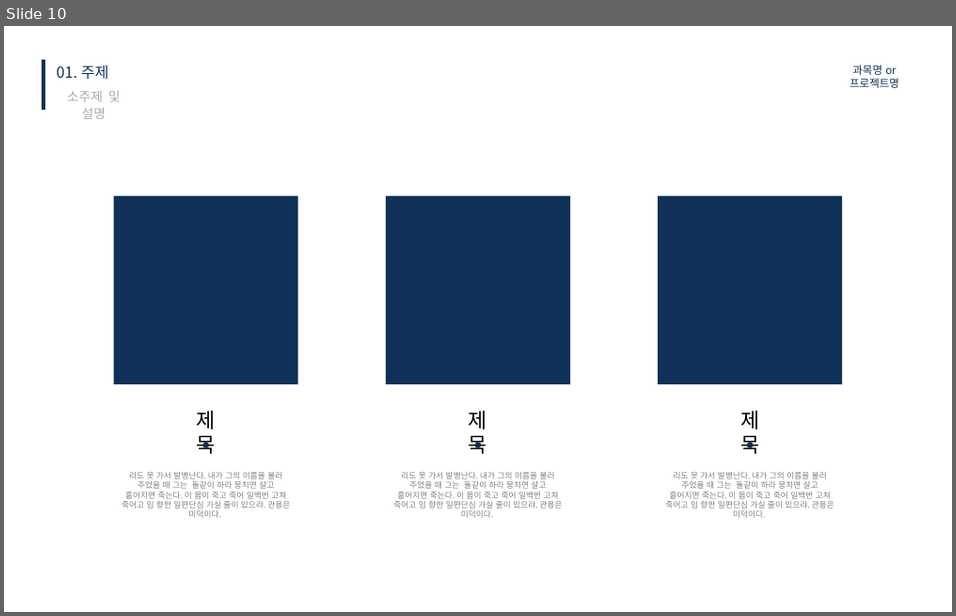
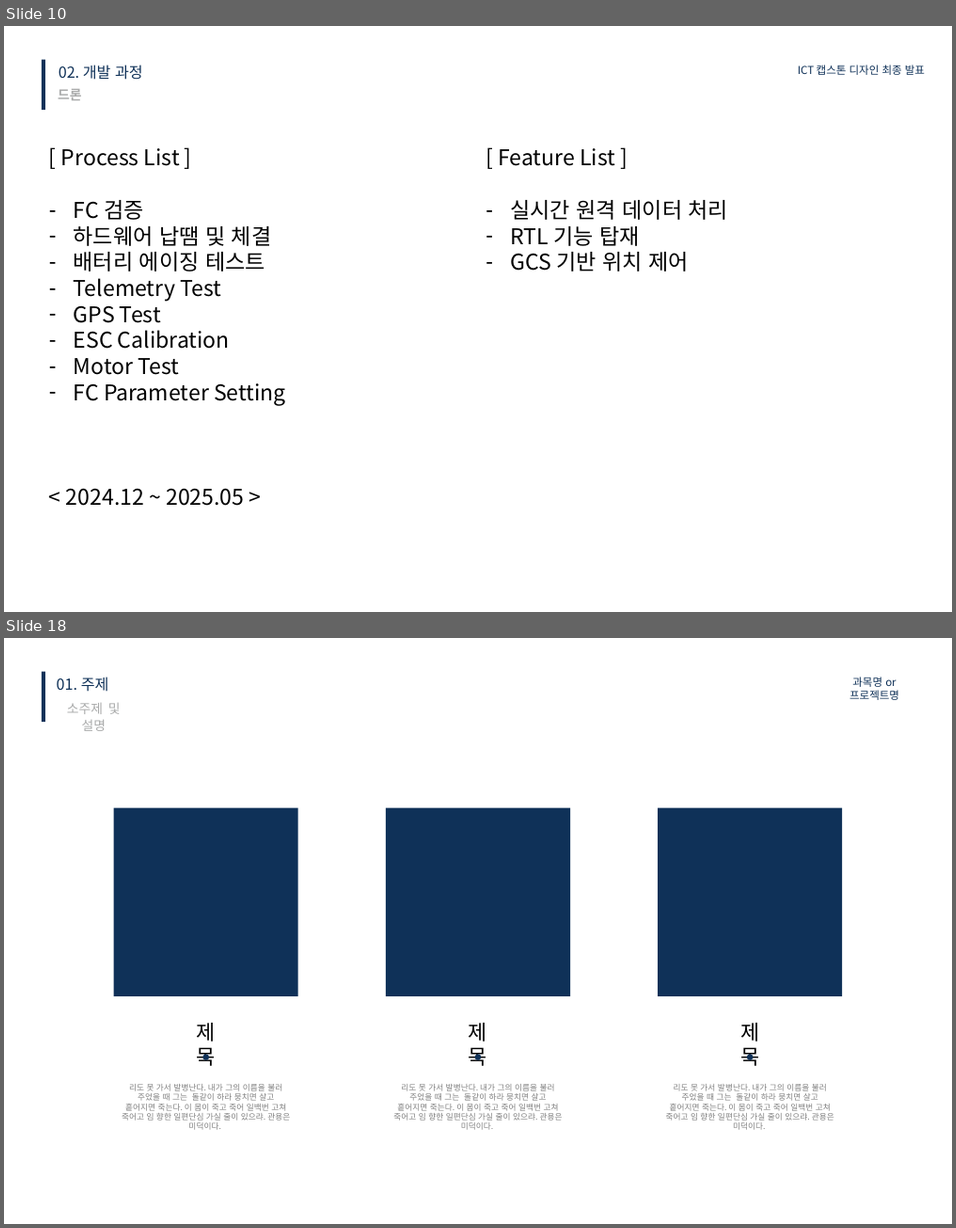
Before and after one commit to kimkyowon/Capstone_Design, a slide deck: 1.PrecisionLandingModule/1.ReasearchNote/FinalReport/캡스톤디자인 최종 발표 ICT융합학부 2018045323 김교원.pptx. Shown one above the other, each under a label of ours: slide 10 before the commit, slides 10 and 18 after it; the slides between them are not shown. The pictures are 956x616 and 956x1228 pixels, drawn with LibreOffice and Linux fonts; fonts in the diff are those of the drawing. Boxes give left, top, right and bottom in pixels: in the first picture for what was removed or moved away, otherwise in the second. Text is boxed around its words. In the diff, an @@ line names an element or a change of style, - is before the commit and + after.

```diff
--- a/1.PrecisionLandingModule/1.ReasearchNote/FinalReport/캡스톤디자인 최종 발표 ICT융합학부 2018045323 김교원.pptx
+++ b/1.PrecisionLandingModule/1.ReasearchNote/FinalReport/캡스톤디자인 최종 발표 ICT융합학부 2018045323 김교원.pptx
@@ slide 10 added at (x1=4, y1=26, x2=952, y2=612), background #FFFFFF @@
@@ rectangle added at (x1=42, y1=60, x2=45, y2=110), fill #0F3158 @@
@@ text added at (x1=59, y1=65, x2=143, y2=80), 14 pt, text #0F3158 @@
+02. 개발 과정
@@ text added at (x1=797, y1=65, x2=924, y2=75), 10 pt, text #0F3158 @@
+ICT 캡스톤 디자인 최종 발표
@@ text added at (x1=58, y1=89, x2=81, y2=100), 12 pt, text #A9AAAA, bold @@
+드론
@@ text added at (x1=61, y1=148, x2=286, y2=505), 20 pt, text #000000 @@
+[ Process List ]
+– FC 검증
+– 하드웨어 납땜 및 체결
+– 배터리 에이징 테스트
+– Telemetry Test
+– GPS Test
+– ESC Calibration
+– Motor Test
+– FC Parameter Setting
+< 2024.12 ~ 2025.05 >
@@ text added at (x1=498, y1=148, x2=728, y2=271), 20 pt, text #000000 @@
+[ Feature List ]
+– 실시간 원격 데이터 처리
+– RTL 기능 탑재
+– GCS 기반 위치 제어
@@ what was slide 10 is now slide 18 @@
```
Also in this commit, not shown: 2 slides changed, 11 other slides added, 5 slides removed, 3 other files.
